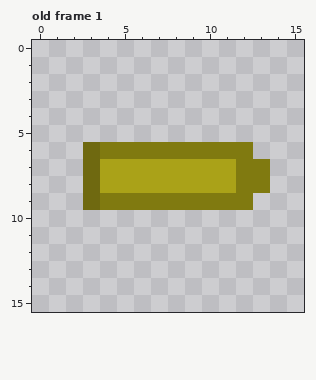
Pixel-art file: Aesprites/bullet.aseprite. The picture above was drawn from the file before the commit.
16x16 pixels, 1 frame. Shown: old frame 1. The commit also changed other frames, which this record leaves out.
And afterwards:
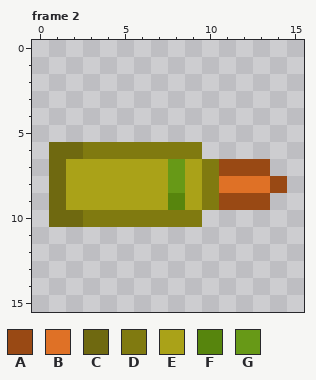
Palette (. is transparent): A #994914  B #df7126  C #6f6910  D #807a10  E #aaa218  F #57850d  G #679917
A new or re-ordered frame is compared with the old frame closest to it.
From old to new:
frames 1 -> 7
Changed rows in their new state; - is an unchanged pixel.
Frame 2 is new; against old frame 1:
first column x 1:
 6 CCD------...--
 7 CEE----G-DAAA-
 8 CEE----G-DBBBA
 9 CEEEEEEFE-AAA-
10 CCDDDDDDD-----
